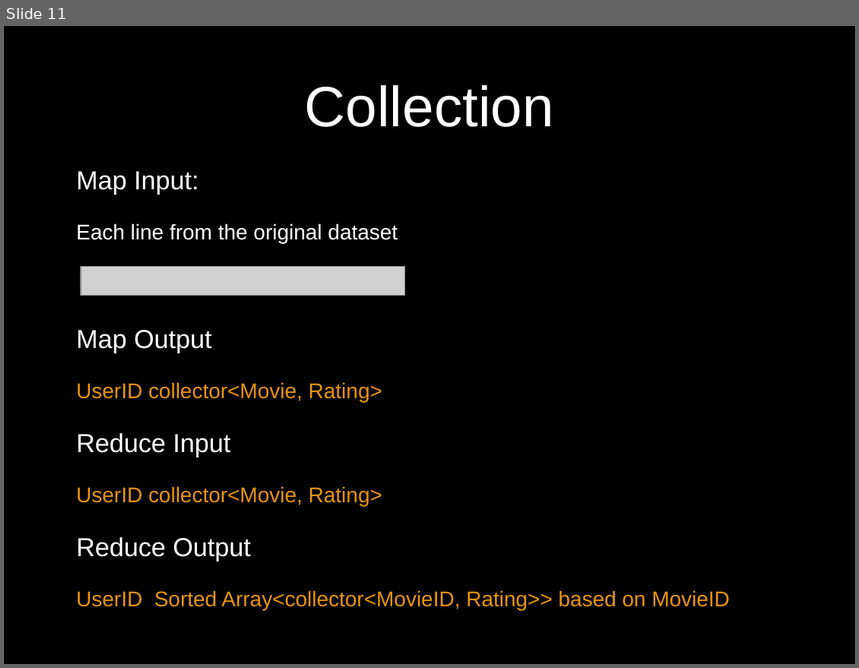
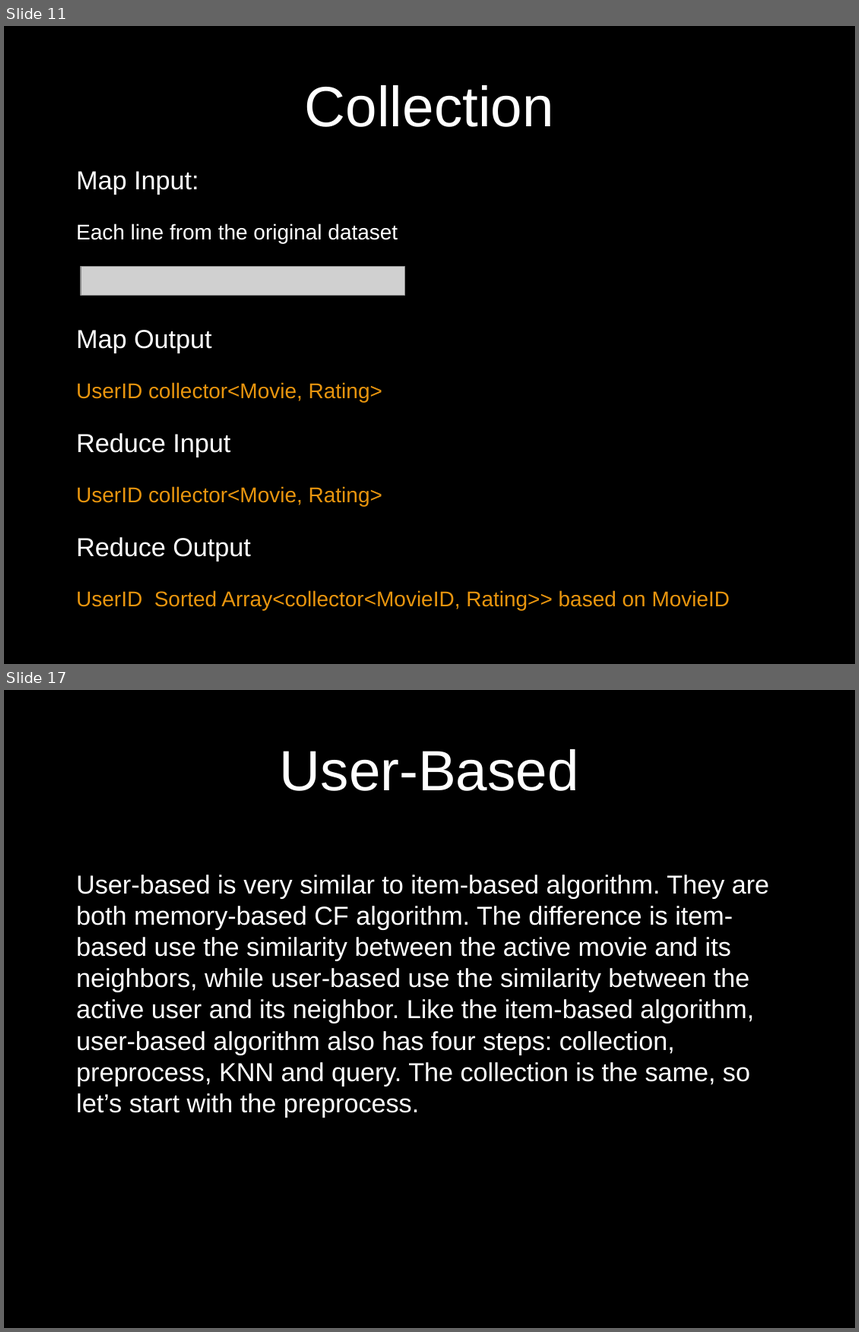
Before and after one commit to UCSBGauchos/MAE-data, a slide deck: Final Presentation.pptx. Shown one above the other, each under a label of ours: slide 11 before the commit, slides 11 and 17 after it; the slides between them are not shown. The pictures are 859x668 and 859x1332 pixels, drawn with LibreOffice and Linux fonts; fonts in the diff are those of the drawing; grey boxes stand for pictures; background and template pictures are left out. Boxes give left, top, right and bottom in pixels: in the first picture for what was removed or moved away, otherwise in the second. Text is boxed around its words. In the diff, an @@ line names an element or a change of style, - is before the commit and + after.

```diff
--- a/Final Presentation.pptx
+++ b/Final Presentation.pptx
@@ slide 17 added at box(4, 690, 855, 1328), background picture (left out) @@
@@ title added at box(280, 749, 579, 791), 48 pt, text #FFFFFF @@
+User-Based
@@ text added at box(76, 875, 769, 1117), 22 pt, text #FFFFFF @@
+User-based is very similar to item-based algorithm. They are both memory-based CF algorithm. The difference is item-based use the similarity between the active movie and its neighbors, while user-based use the similarity between the active user and its neighbor. Like the item-based algorithm, user-based algorithm also has four steps: collection, preprocess, KNN and query. The collection is the same, so let’s start with the preprocess.
```
Also in this commit, not shown: 5 slides changed, 5 other slides added.
